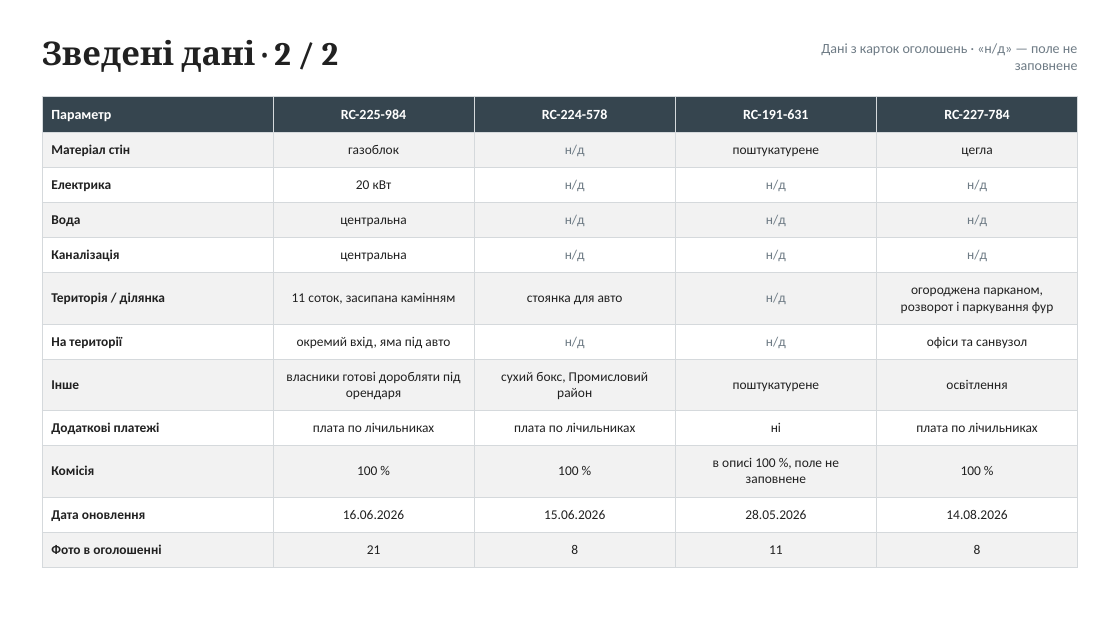
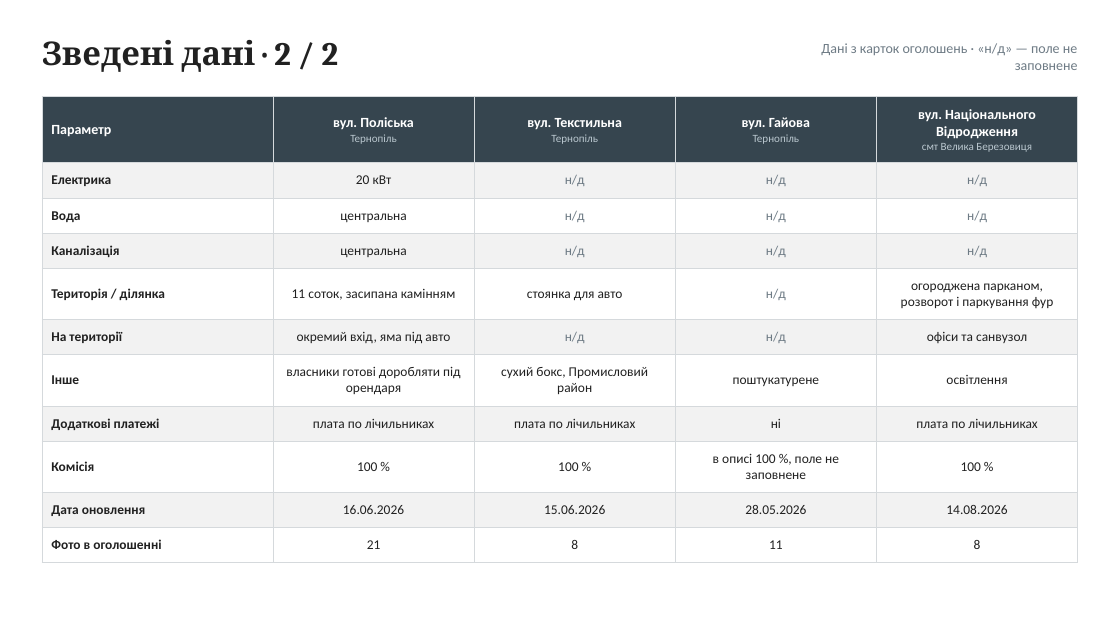
Before and after one commit to IllyaChaplygin/Chaplygin-Illya, a slide deck: slide 3 of Sklady-Ternopil-4-obiekty.pptx. Drawn at 1120x630 pixels with LibreOffice and Linux fonts; fonts in the diff are those of the drawing. Boxes give left, top, right and bottom in pixels: in the first picture for what was removed or moved away, otherwise in the second. Text is boxed around its words. In the diff, an @@ line names an element or a change of style, - is before the commit and + after.

```diff
--- a/Sklady-Ternopil-4-obiekty.pptx
+++ b/Sklady-Ternopil-4-obiekty.pptx
@@ table at [42, 97, 1080, 553] @@
-row 1: Параметр | RC-225-984 | RC-224-578 | RC-191-631 | RC-227-784
-row 2: Матеріал стін | газоблок | н/д | поштукатурене | цегла
+row 1: Параметр | вул. Поліська / Тернопіль | вул. Текстильна / Тернопіль | вул. Гайова / Тернопіль | вул. Національного Відродження / смт Велика Березовиця
```
Also in this commit, not shown: 16 other slides changed.
